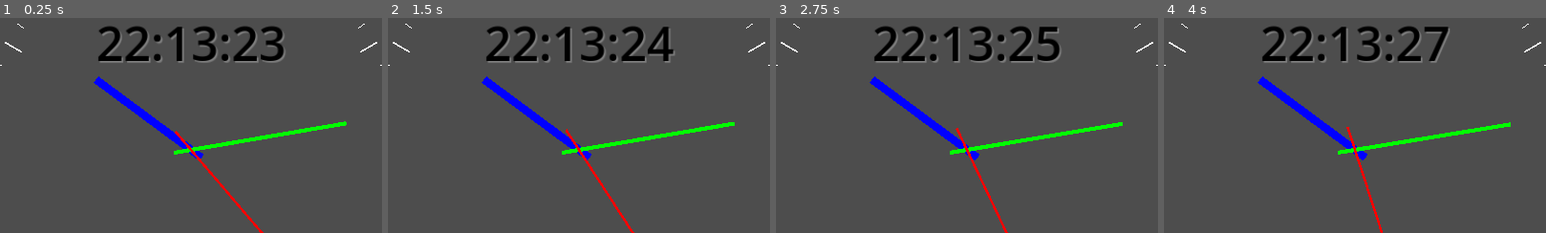
Above: before the commit, frames 1-4 (left to right).
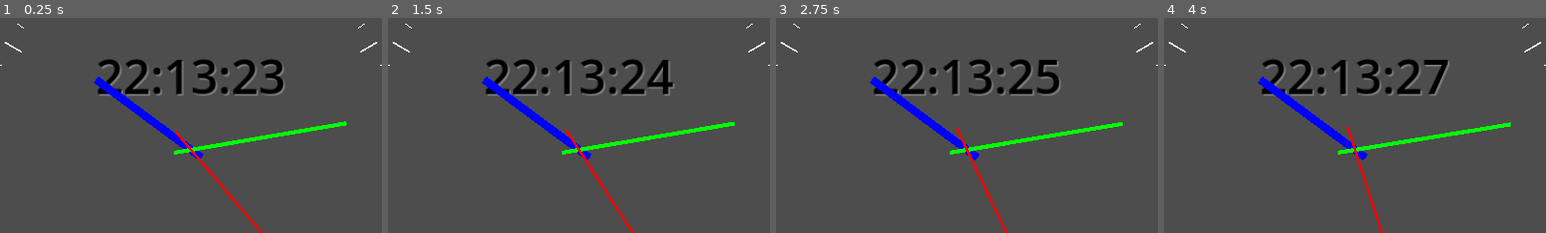
Above: after the commit, the same moments.

Repository: kasworld/gd4analogclockcal
Game: Godot game, scene res://main.tscn
The game is run twice, just before and just after one commit, with the same random seed, the same clock (stepped at 60 frames per second) and the same inputs.
Inputs:
- Up to frame 1 (0.25 s): no input
- Up to frame 2 (1.5 s): no input
- Up to frame 3 (2.75 s): no input
- Up to frame 4 (4 s): no input
The pictures show only the part of the screen within x 3-53%, y 19-69%; the shares and areas given below are measured in that part.

The runs differ from the first frame. In frame 1, 6.3% of the frame differs, in the area x 25-75%, y 3-36%; in frame 2, 6.4%; in frame 3, 6.3%; in frame 4, 6.2%.

Commit message:
clock rotate by accelerometer

Diff:
--- a/date_label.tscn
+++ b/date_label.tscn
@@ -17,6 +17,7 @@
 size_flags_horizontal = 3
 size_flags_vertical = 6
 theme = SubResource("Theme_fktmk")
+text = "0000-00-00"
 horizontal_alignment = 1
 
 [connection signal="timeout" from="Timer" to="." method="_on_timer_timeout"]
--- a/main.gd
+++ b/main.gd
@@ -7,9 +7,17 @@
 
 
 # Called every frame. 'delta' is the elapsed time since the previous frame.
+var oldvt = Vector2(0,-100)
 func _process(delta: float) -> void:
-	if Input.get_accelerometer() != Vector3.ZERO :
-		pass
+	var vt = Input.get_accelerometer()
+	if  vt != Vector3.ZERO :
+		oldvt = (Vector2(vt.x,vt.y) + oldvt).normalized() *100
+		var rad = oldvt.angle_to(Vector2(0,-1))
+#		oldrad = (rad + oldrad) /2
+		$AnalogClock.rotation = rad
+		$TimeLabel.rotation = rad
+
+
 #	var ms = Time.get_unix_time_from_system()
 #	ms = ms - int(ms)
 #	var timeNowDict = Time.get_datetime_dict_from_system()
--- a/main.tscn
+++ b/main.tscn
@@ -10,7 +10,7 @@
 script = ExtResource("1_q4spd")
 
 [node name="TimeLabel" parent="." instance=ExtResource("4_7h3nq")]
-position = Vector2(540, 270)
+position = Vector2(540, 540)
 
 [node name="AnalogClock" parent="." instance=ExtResource("1_eyl4w")]
 position = Vector2(540, 540)
--- a/time_label.tscn
+++ b/time_label.tscn
@@ -17,13 +17,14 @@
 anchor_top = 0.5
 anchor_right = 0.5
 anchor_bottom = 0.5
-offset_left = -20.0
-offset_top = -82.5
-offset_right = 20.0
-offset_bottom = 82.5
+offset_left = -240.0
+offset_top = -270.0
+offset_right = 240.0
+offset_bottom = -102.0
 grow_horizontal = 2
 grow_vertical = 2
 theme = SubResource("Theme_7tur1")
+text = "00:00:00"
 horizontal_alignment = 1
 vertical_alignment = 1
 
